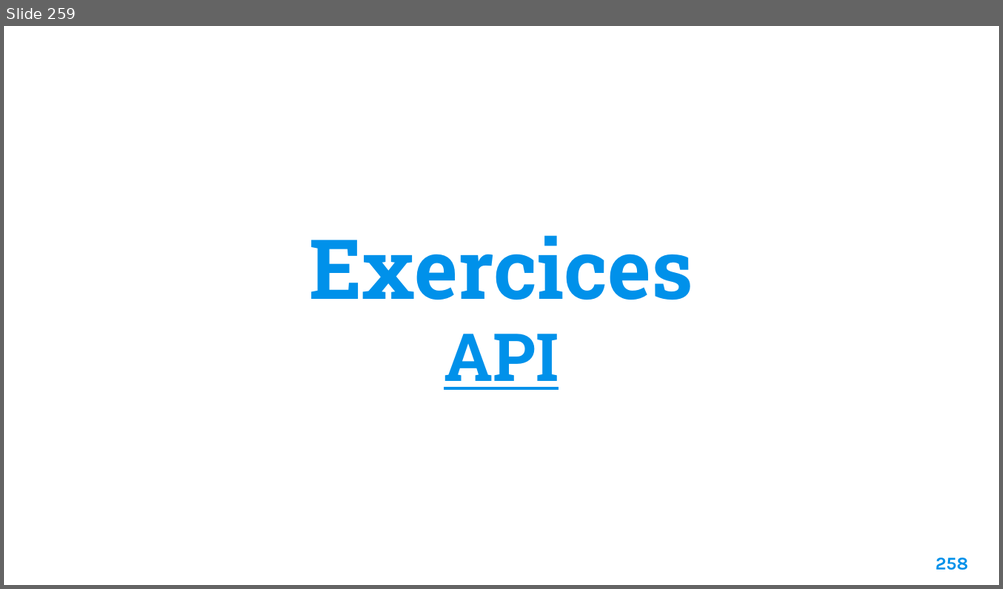
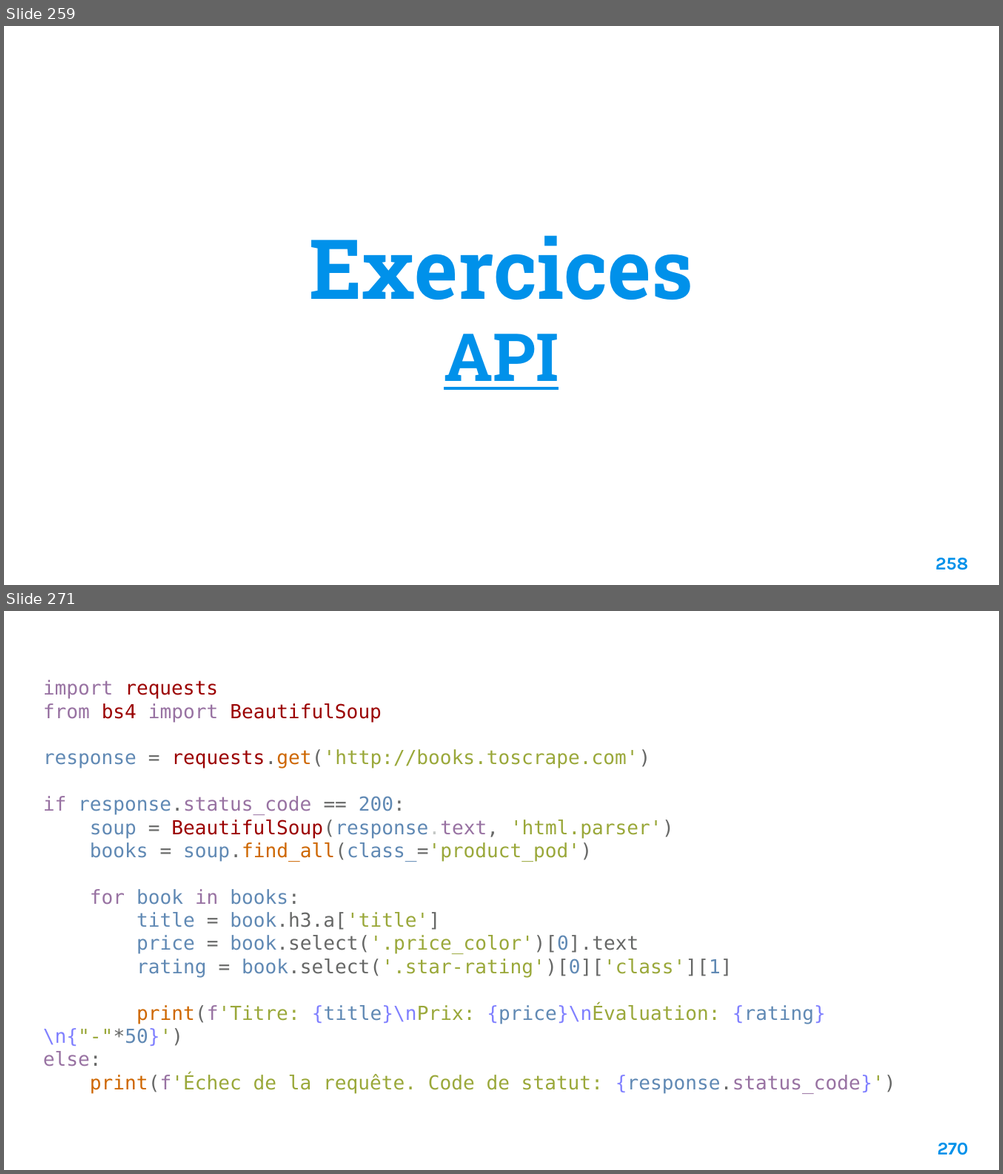
Before and after one commit to Fully-san/PythonSoftwareDevelopment, a slide deck: Supports/Python Software Development.pptx. Shown one above the other, each under a label of ours: slide 259 before the commit, slides 259 and 271 after it; the slides between them are not shown. The pictures are 1003x589 and 1003x1174 pixels, drawn with LibreOffice and Linux fonts; fonts in the diff are those of the drawing; background and template pictures are left out. Boxes give left, top, right and bottom in pixels: in the first picture for what was removed or moved away, otherwise in the second. Text is boxed around its words. In the diff, an @@ line names an element or a change of style, - is before the commit and + after.

```diff
--- a/Supports/Python Software Development.pptx
+++ b/Supports/Python Software Development.pptx
@@ slide 271 added at <box>4,611,999,1170</box>, background picture (left out) @@
@@ text added at <box>43,680,896,1093</box>, 14 pt, text #9AA83A @@
+import requests
+from bs4 import BeautifulSoup
+response = requests.get('http://books.toscrape.com')
+if response.status_code == 200:
+soup = BeautifulSoup(response.text, 'html.parser')
+books = soup.find_all(class_='product_pod')
+for book in books:
+title = book.h3.a['title']
+price = book.select('.price_color')[0].text
+rating = book.select('.star-rating')[0]['class'][1]
+print(f'Titre: {title}\nPrix: {price}\nÉvaluation: {rating}\n{"-"*50}')
+else:
+print(f'Échec de la requête. Code de statut: {response.status_code}')
@@ page number added at <box>937,1143,968,1156</box>, 13 pt, text #0091EA, bold @@
+270
```
Also in this commit, not shown: 1 slide changed, 13 other slides added, 6 other files.
